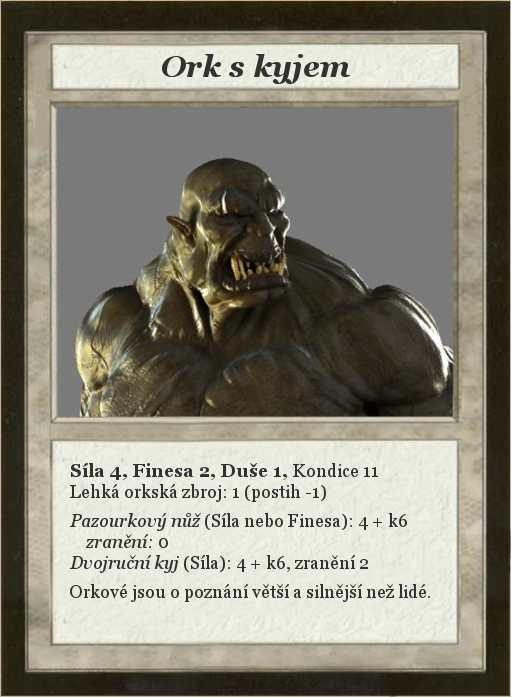
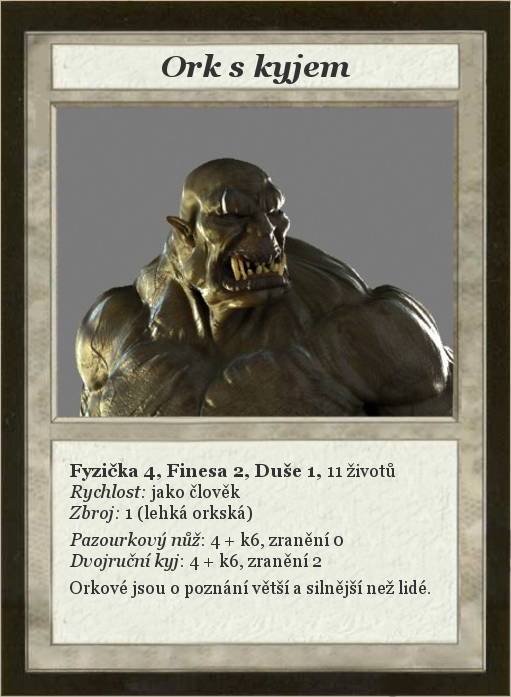
Layered file, before and after one edit (511×697). Changes by layer:
renamed "Síla 4, Finesa 2, Duše 1, Kond..." to "Fyzička 4, Finesa 2, Duše 1, 1...", painted on it over 69, 463, 430, 602
